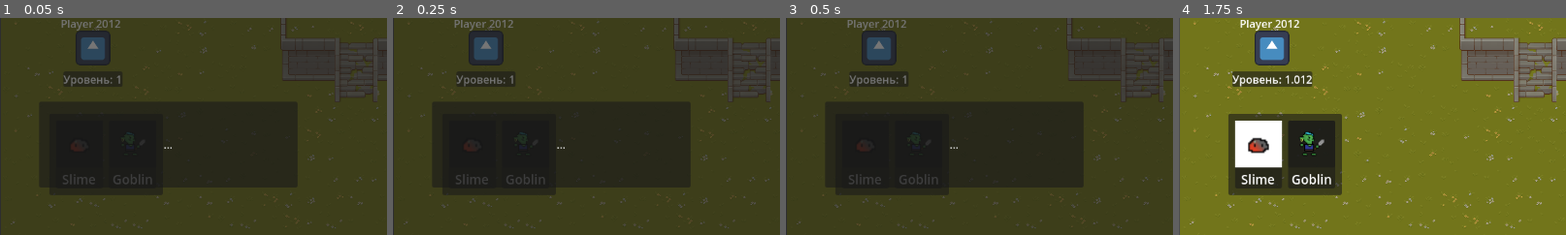
Above: before the commit, frames 1-4 (left to right).
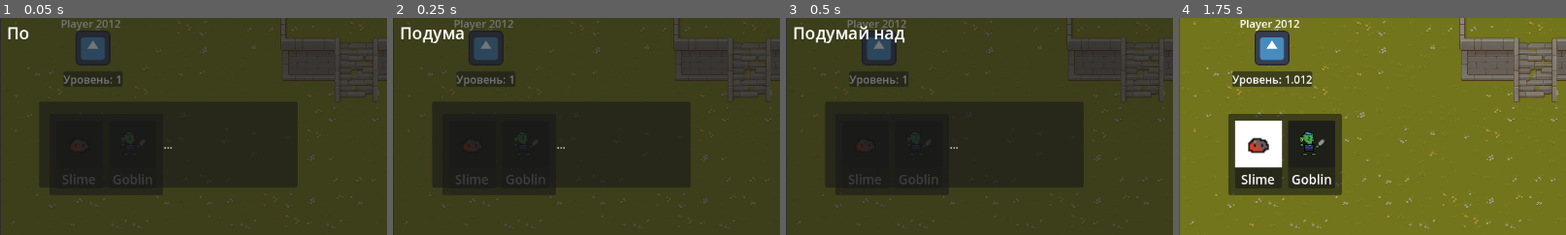
Above: after the commit, the same moments.

Repository: lunaro-4/WerewolfDestroyers
Game: Godot game, scene res://Scenes/main_scene.tscn
The game is run twice, just before and just after one commit, with the same random seed, the same clock (stepped at 60 frames per second) and the same inputs. This scene is started directly instead of the project's main scene. The engine's default icon, where the game draws it, is replaced by a stand-in: a white triangle on a blue panel in a dark square.
Inputs (mouse positions are % of the whole screen's width and height, from its top left):
- Up to frame 1 (0.05 s): no input
- Up to frame 2 (0.25 s): no input
- Up to frame 3 (0.5 s): no input
- Up to frame 4 (1.75 s): click "..." at 0.5 s; click (11, 79) at 1.25 s
The pictures show only the part of the screen within x 1-50%, y 50-100%; the shares and areas given below are measured in that part.

The runs differ from the first frame. In frame 1, 0.2% of the frame differs, in the area x 2-8%, y 4-10%; in frame 2, 0.5%; in frame 3, 0.9%, in the area x 2-31%, y 3-12%; in frame 4, nothing differs.

Commit message:
Сюжет

Diff:
--- a/Scenes/Suget.tscn
+++ b/Scenes/Suget.tscn
@@ -40,5 +40,8 @@
 
 [node name="RichTextLabel" type="RichTextLabel" parent="Panel"]
 layout_mode = 0
-offset_right = 751.0
-offset_bottom = 125.0
+offset_left = 17.0
+offset_top = 16.0
+offset_right = 768.0
+offset_bottom = 128.0
+theme_override_font_sizes/normal_font_size = 25
--- a/Scenes/main_scene.tscn
+++ b/Scenes/main_scene.tscn
@@ -241,6 +241,10 @@
 [node name="Ticho" parent="Umri" instance=ExtResource("16_y4tgt")]
 process_mode = 2
 
+[node name="RichTextLabel" parent="Umri/Ticho/Panel" index="1"]
+process_mode = 3
+theme_override_font_sizes/normal_font_size = 25
+
 [node name="ST" type="AudioStreamPlayer" parent="."]
 process_mode = 3
 stream = ExtResource("11_gojlf")
--- a/Scenes/ticho.tscn
+++ b/Scenes/ticho.tscn
@@ -30,20 +30,6 @@
 grow_horizontal = 2
 grow_vertical = 0
 
-[node name="RichTextLabel" type="RichTextLabel" parent="Panel"]
-layout_mode = 0
-offset_right = 652.0
-offset_bottom = 117.0
-theme_override_colors/default_color = Color(0, 0, 0, 1)
-theme_override_colors/font_selected_color = Color(0, 0, 0, 1)
-theme_override_colors/selection_color = Color(0, 0, 0, 1)
-theme_override_colors/font_shadow_color = Color(0, 0, 0, 1)
-theme_override_colors/font_outline_color = Color(0, 0, 0, 1)
-theme_override_colors/table_odd_row_bg = Color(0, 0, 0, 1)
-theme_override_colors/table_even_row_bg = Color(0, 0, 0, 1)
-theme_override_colors/table_border = Color(0, 0, 0, 1)
-theme_override_font_sizes/normal_font_size = 50
-
 [node name="A" type="Button" parent="Panel"]
 layout_mode = 0
 offset_left = 63.0
@@ -51,3 +37,11 @@
 offset_right = 447.0
 offset_bottom = 256.0
 text = "..."
+
+[node name="RichTextLabel" type="RichTextLabel" parent="Panel"]
+layout_mode = 0
+offset_left = 15.0
+offset_top = 8.0
+offset_right = 667.0
+offset_bottom = 125.0
+theme_override_font_sizes/normal_font_size = 10
--- a/Scripts/Manager.gd
+++ b/Scripts/Manager.gd
@@ -8,7 +8,7 @@
 @onready var settings = $"../PauseMenulayer/settings"
 @onready var tichol = $"../Umri/Ticho/Panel/RichTextLabel"
 
-var tichol_text = "ПОДУМАЙ НАД СВОИМ ПОВЕДЕНИЕМ"
+var tichol_text = "Подумай над своим поведением"
 var game_paused: bool = true
 var menuuu = 0
 var ent = 0
@@ -23,6 +23,7 @@
 		pause_menu.hide()
 		shop_menu.hide()
 		settings.hide()
+		suget_procces(tichol_text)
 
 
 
@@ -80,7 +81,7 @@
 			shop_menu.hide()
 
 	if menuuu == 3:
-		suget_procces(tichol_text)
+
 		if game_paused == true:
 			get_tree().paused = true
 			ticho.show()
@@ -128,10 +129,10 @@
 func _on_nazad_pressed():
 	menuuu = 1
 
-func suget_procces(input_text_2:String):
+func suget_procces(input_text:String):
 	tichol.visible_characters = 0
-	tichol.text = input_text_2
-	for i in input_text_2:
+	tichol.text = input_text
+	for i in input_text:
 		tichol.visible_characters += 1
 
 		await get_tree().create_timer(0.04).timeout
